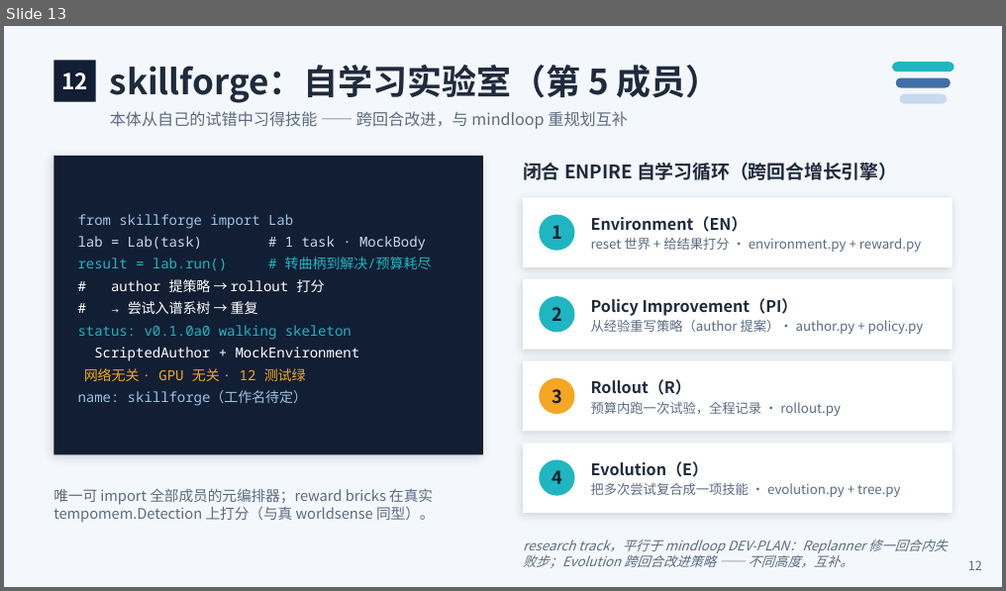
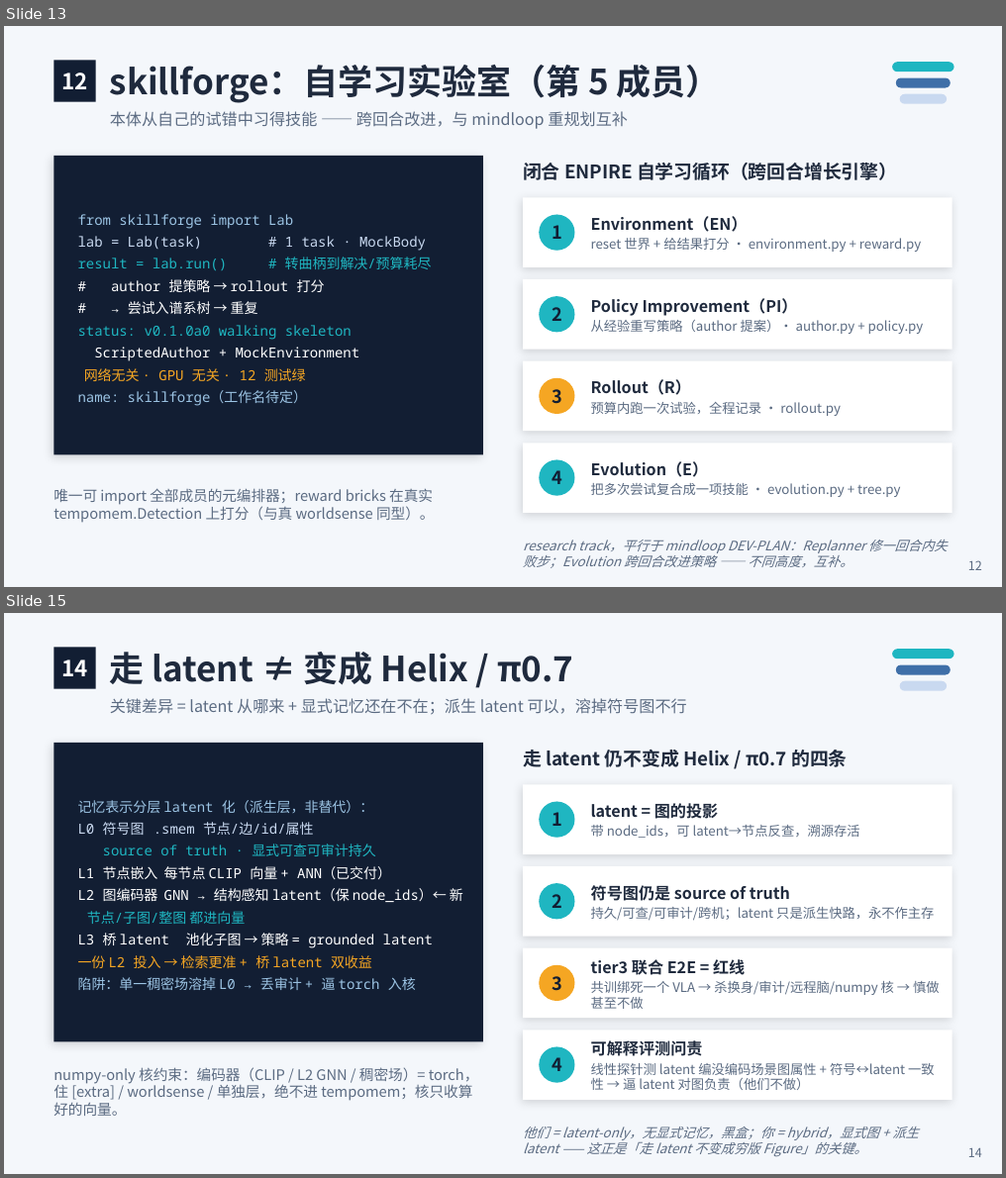
Before and after one commit to wikieden/SpatialRobot, a slide deck: 三层大脑架构方案汇报.pptx. Shown one above the other, each under a label of ours: slide 13 before the commit, slides 13 and 15 after it; the slides between them are not shown. The pictures are 1006x591 and 1006x1178 pixels, drawn with LibreOffice and Linux fonts; fonts in the diff are those of the drawing. Boxes give left, top, right and bottom in pixels: in the first picture for what was removed or moved away, otherwise in the second. Text is boxed around its words. In the diff, an @@ line names an element or a change of style, - is before the commit and + after.

Commit message:
docs: latent-fusion plan + competitor facts (Helix 02 3-tier, π0.7) + keynote slides
- l3-l2-roadmap §6 (en/zh): training-data division (human/ego video → L3,
  robot data → L2/L1, joint action loss); the grounding red line (a grounded
  latent ≠ Helix/π0.7's opaque latent; tier-3 joint-E2E trades away body-swap/
  audit/remote-brain — "last/optional"); layered memory latent-ization
  (L0 symbolic graph = source of truth → L1 node embeddings → L2 graph encoder
  → L3 bridge latent), numpy-core preserved.
- landscape + VISION (en/zh): correct Helix to 3-tier S2/S1/S0 (Helix 02,
  semantic-latent coupled) and π0.7 to Knowledge Insulation + prompt context
  conditioning (arXiv 2604.15483); drop the inaccurate "MEM history encoder"
  claim and reframe the wedge's π0.7 evidence as "relies on a prompt-context
  mount point, no persistent memory". Sources cited inline.
- keynote (.pptx) 14→17 slides: + L3↔L2 fusion-training, + "going latent ≠
  becoming them" (grounding red line + memory L0–L3), + "3-tier brain
  convergence / memory moves up / π0.7 prompt = mount point".

```diff
--- a/三层大脑架构方案汇报.pptx
+++ b/三层大脑架构方案汇报.pptx
@@ slide 15 added at <box>4,613,1002,1174</box>, background #F4F7FB @@
@@ rectangle added at <box>54,647,96,689</box>, fill #121E33 @@
@@ text added at <box>61,660,87,676</box>, 16 pt, text #FFFFFF, bold @@
+14
@@ text added at <box>110,652,573,685</box>, 25 pt, text #1F2A3D, bold @@
+走 latent ≠ 变成 Helix / π0.7
@@ rounded rectangle added at <box>892,649,954,659</box>, fill #1FB6C1 @@
@@ rounded rectangle added at <box>896,664,951,674</box>, fill #3F6FA8 @@
@@ text added at <box>110,698,687,715</box>, 11.5 pt, text #5B6B82 @@
+关键差异 = latent 从哪来 + 显式记忆还在不在；派生 latent 可以，溶掉符号图不行
@@ rounded rectangle added at <box>899,681,946,691</box>, fill #C9D9F0 @@
@@ rectangle added at <box>54,743,483,1042</box>, fill #121E33 @@
@@ text added at <box>523,750,846,767</box>, 13.5 pt, text #1F2A3D, bold @@
+走 latent 仍不变成 Helix / π0.7 的四条
@@ rectangle added at <box>523,784,952,855</box>, fill #FFFFFF @@
@@ text added at <box>78,800,463,990</box>, 10 pt, text #FFFFFF @@
+记忆表示分层 latent 化（派生层，非替代）：
+L0 符号图 .smem 节点/边/id/属性
+source of truth · 显式可查可审计持久
+L1 节点嵌入 每节点 CLIP 向量 + ANN（已交付）
+L2 图编码器 GNN → 结构感知 latent（保 node_ids）← 新
+节点/子图/整图 都进向量
+L3 桥 latent 池化子图 → 策略 = grounded latent
+一份 L2 投入 → 检索更准 + 桥 latent 双收益
+陷阱：单一稠密场溶掉 L0 → 丢审计 + 逼 torch 入核
@@ ellipse added at <box>539,802,575,838</box>, fill #1FB6C1 @@
@@ text added at <box>551,812,562,826</box>, 13 pt, text #121E33, bold @@
+1
@@ text added at <box>591,803,860,838</box>, 9.5 pt, text #5B6B82 @@
+latent = 图的投影
+带 node_ids，可 latent→节点反查，溯源存活
@@ rectangle added at <box>523,866,952,937</box>, fill #FFFFFF @@
@@ ellipse added at <box>539,883,575,919</box>, fill #1FB6C1 @@
@@ text added at <box>551,894,562,908</box>, 13 pt, text #121E33, bold @@
+2
@@ text added at <box>591,885,934,921</box>, 9.5 pt, text #5B6B82 @@
+符号图仍是 source of truth
+持久/可查/可审计/跨机；latent 只是派生快路，永不作主存
@@ rectangle added at <box>523,949,952,1018</box>, fill #FFFFFF @@
@@ ellipse added at <box>539,965,575,1001</box>, fill #F5A623 @@
@@ text added at <box>591,959,940,1009</box>, 9.5 pt, text #5B6B82 @@
+tier3 联合 E2E = 红线
+共训绑死一个 VLA → 杀换身/审计/远程脑/numpy 核 → 慎做甚至不做
@@ text added at <box>551,976,562,991</box>, 13 pt, text #121E33, bold @@
+3
@@ rectangle added at <box>523,1030,952,1100</box>, fill #FFFFFF @@
@@ ellipse added at <box>539,1047,575,1083</box>, fill #1FB6C1 @@
@@ text added at <box>551,1058,562,1071</box>, 13 pt, text #121E33, bold @@
+4
@@ text added at <box>591,1041,935,1090</box>, 9.5 pt, text #5B6B82 @@
+可解释评测问责
+线性探针测 latent 编没编码场景图属性 + 符号↔latent 一致性 → 逼 latent 对图负责（他们不做）
@@ text added at <box>54,1067,479,1116</box>, 10.5 pt, text #5B6B82 @@
+numpy-only 核约束：编码器（CLIP / L2 GNN / 稠密场）= torch，住 [extra] / worldsense / 单独层，绝不进 tempomem；核只收算好的向量。
@@ text added at <box>523,1127,919,1157</box>, 9.5 pt, text #5B6B82, italic @@
+他们 = latent-only，无显式记忆，黑盒；你 = hybrid，显式图 + 派生 latent —— 这正是「走 latent 不变成穷版 Figure」的关键。
@@ text added at <box>968,1149,982,1157</box>, 9 pt, text #5B6B82 @@
+14
```
Also in this commit, not shown: 2 other slides added, 6 other files.
